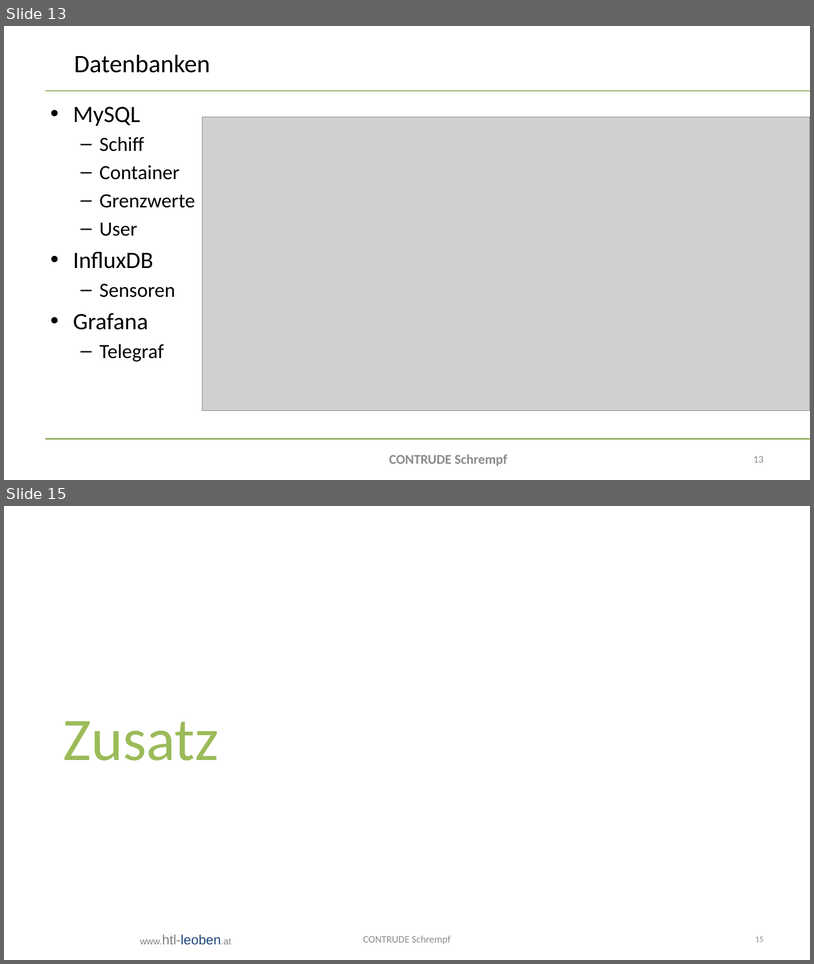
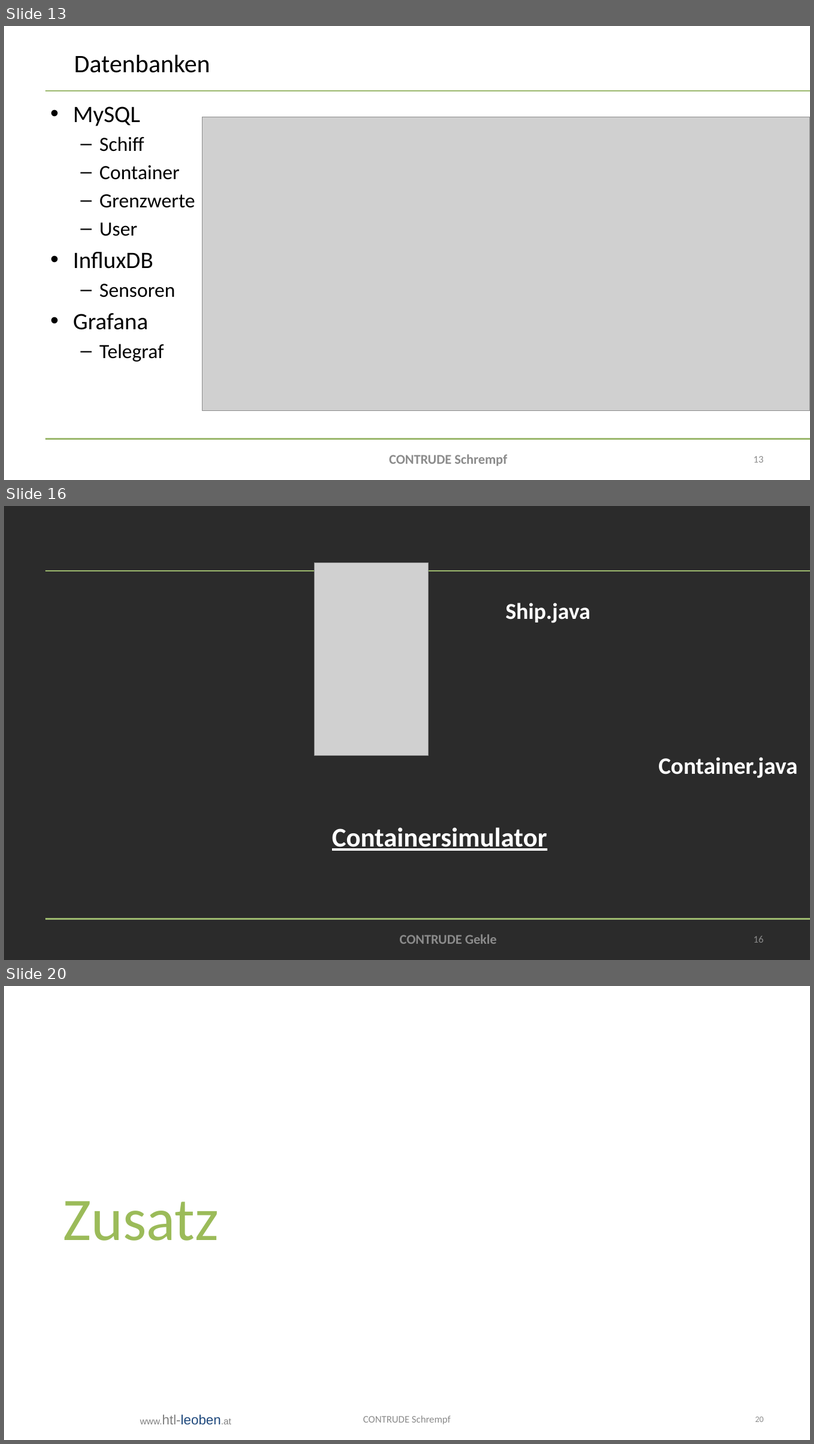
Before and after one commit to bitsneak/Contrude, a slide deck: Diplomarbeit/doc/Presentations/DA-Präsentation2025-Verteidigung.pptx. Shown one above the other, each under a label of ours: slides 13 and 15 before the commit, slides 13, 16 and 20 after it; the slides between them are not shown. The pictures are 814x964 and 814x1444 pixels, drawn with LibreOffice and Linux fonts; fonts in the diff are those of the drawing; grey boxes stand for pictures; background and template pictures are left out; a plain dark background stands for a picture behind light text. Boxes give left, top, right and bottom in pixels: in the first picture for what was removed or moved away, otherwise in the second. Text is boxed around its words. In the diff, an @@ line names an element or a change of style, - is before the commit and + after.

Commit message:
Updated Gekle part of final DA PP

```diff
--- a/Diplomarbeit/doc/Presentations/DA-Präsentation2025-Verteidigung.pptx
+++ b/Diplomarbeit/doc/Presentations/DA-Präsentation2025-Verteidigung.pptx
@@ slide 16 added at (4, 506, 810, 960), background picture (left out); not listed: 2 template elements that a slide beside it also shows @@
@@ picture added at (314, 563, 428, 755) @@
@@ text added at (506, 603, 591, 623), 27 pt, text #FFFFFF, bold @@
+Ship.java
@@ text added at (659, 757, 798, 778), 28 pt, text #FFFFFF, bold @@
+Container.java
@@ text added at (332, 827, 548, 850), 32 pt, text #FFFFFF, bold, underline @@
+Containersimulator
@@ text added at (400, 934, 497, 943), 16 pt, text #8C8C8C, bold @@
+CONTRUDE Gekle
@@ page number added at (754, 936, 764, 942), 12 pt, text #8C8C8C @@
+16
@@ what was slide 15 is now slide 20 @@
@@ page number at (756, 1416, 764, 1422): text changed @@
-15
+20
```
Also in this commit, not shown: 2 slides changed, 4 other slides added.
